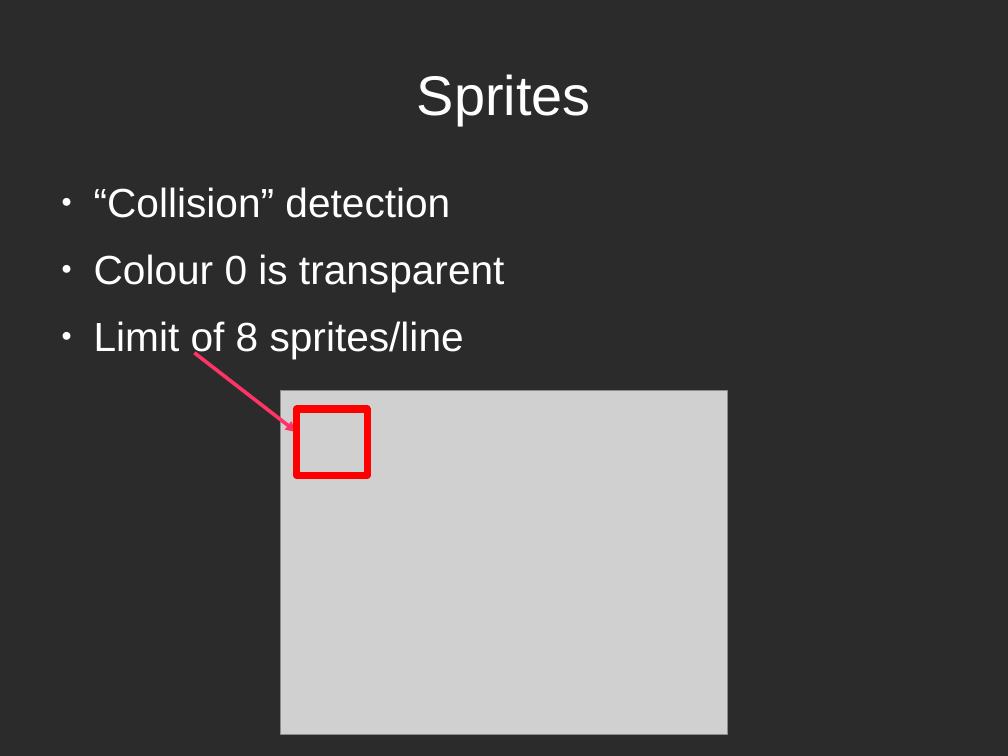
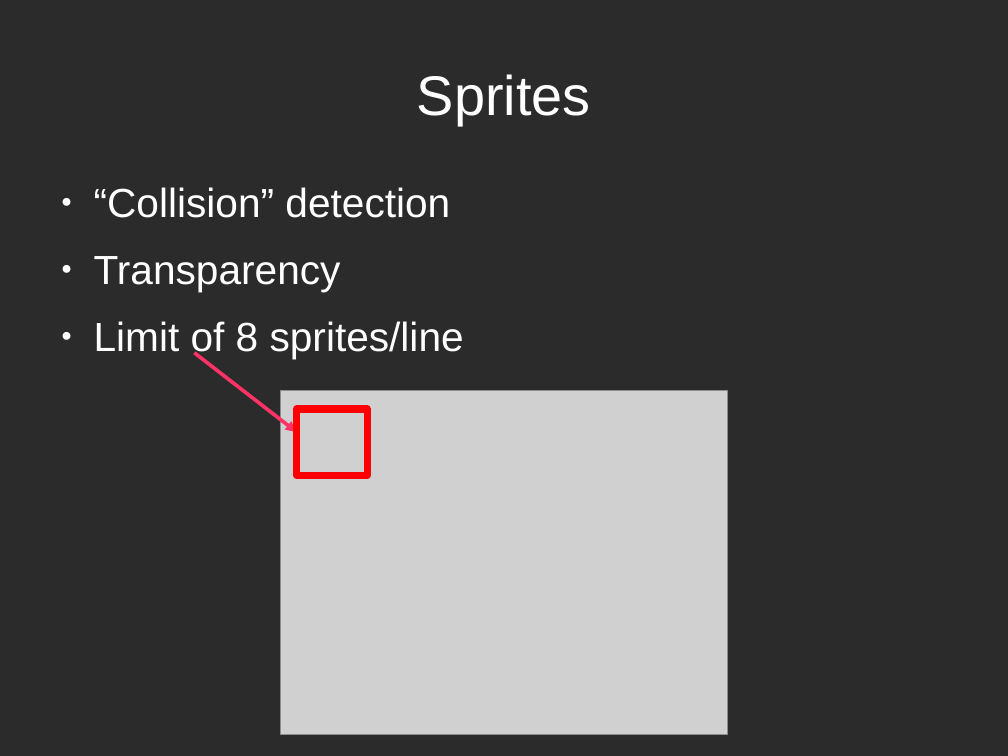
Before and after one commit to mattgodbolt/miracle-sms-emulator, a slide deck: slide 26 of emulating.odp (slide 25 before the commit). Drawn at 1008x756 pixels with LibreOffice and Linux fonts; fonts in the diff are those of the drawing; grey boxes stand for pictures; background and template pictures are left out; a plain dark background stands for a picture behind light text. Boxes give left, top, right and bottom in pixels: in the first picture for what was removed or moved away, otherwise in the second. Text is boxed around its words. In the diff, an @@ line names an element or a change of style, - is before the commit and + after.

```diff
--- a/emulating.odp
+++ b/emulating.odp
@@ text at bbox=[94, 256, 341, 292]: text changed @@
-● Colour 0 is transparent
+● Transparency
```
Also in this commit, not shown: 5 other slides changed, 3 slides added, 1 slide removed, 1 other file.
